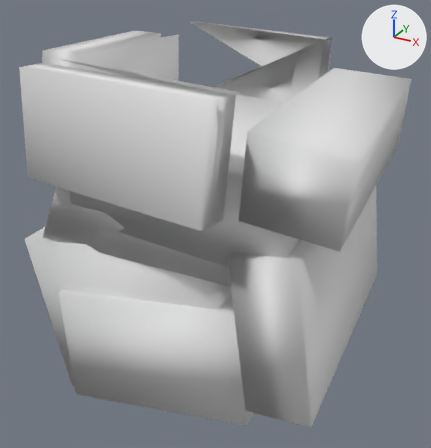
The OBJ model src/main/resources/assets/kn8/meshes/hakua/hand_left.obj as it was, and as the next commit left it.
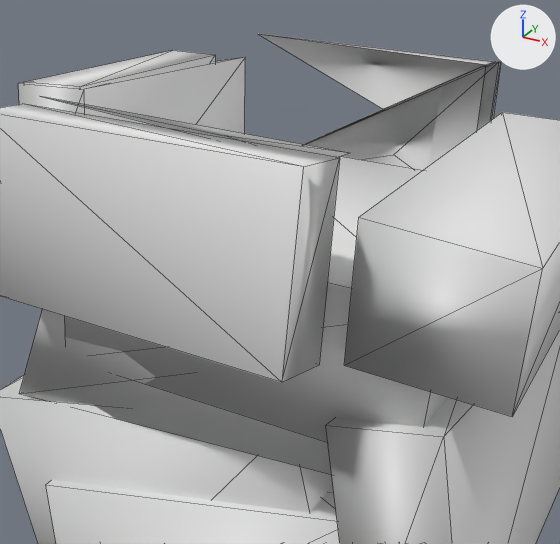
Old and new are each drawn whole from a 50 mm lens placed at (-0.1688, -0.1918, 0.7797), pointed at (-0.2839, 0.0174, 0.6751) and again close up on the part from 7% to 86% of the width and 0% to 73% of the height. Arrows for +X, +Y and +Z are at upper right; the lights stay in place. The older version's two pictures come first. The close-ups show mesh edges as thin lines. Where no turn or scale is listed for an object, it has been applied to the vertices. Vertices at exactly the same position are counted once.

The first close-up shows 'hand_left'.
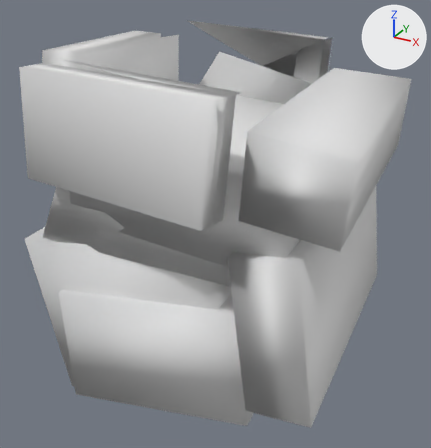
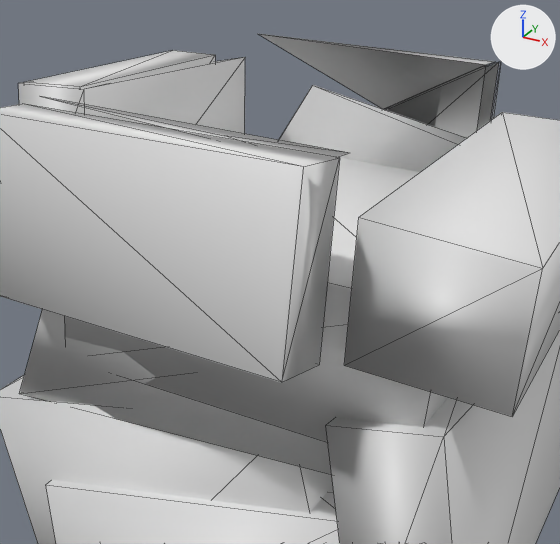
Pixel boxes (x1, y1, x2, y2) of what changed, in the close-ups (560 x 544 px):
part 1 of me_hand_left, built on: after (279, 63, 491, 172)

Patch to the scene script:
```diff
--- a/src/main/resources/assets/kn8/meshes/hakua/hand_left.obj.py
+++ b/src/main/resources/assets/kn8/meshes/hakua/hand_left.obj.py
@@ me_hand_left @@
 # used by ob_hand_left; location = (0.0, 0.0, 0.0)
 # verts and faces of me_hand_left; kept vertices keep their numbers, new ones are numbered from 110
 # before: 5 (-0.3453, 0.0569, 0.6813), 66 (-0.3323, 0.0752, 0.753) at pixel (257, 33), 67 (-0.2618, 0.0877, 0.7475) at pixel (495, 61), 106 (-0.2901, 0.0749, 0.734) at pixel (383, 109)
-me_hand_left.from_pydata(...)  # 110 vertices, 164 faces; spans x -0.3453..-0.2115, y -0.0453..0.0902, z 0.6053..0.753
+me_hand_left.from_pydata(...)  # 115 vertices, 169 faces; spans x -0.3453..-0.2115, y -0.0453..0.0902, z 0.6053..0.753
+# me_hand_left part 1
+delete_faces([(66, 67, 106)])
+verts[110] = (-0.3055, 0.0606, 0.7415)  # pixel (312, 85)
+verts[111] = (-0.3055, 0.0605, 0.7415)  # pixel (312, 85)
+verts[112] = (-0.2302, 0.0694, 0.7174)
+verts[113] = (-0.2296, 0.0694, 0.7217)
+verts[114] = (-0.2296, 0.0694, 0.7217)
+faces += [(66, 106, 67), (5, 111, 110), (5, 112, 111), (111, 112, 113), (5, 110, 112), (110, 114, 112)]
+# other edits to the shape of me_hand_left do not show in these pictures
```
